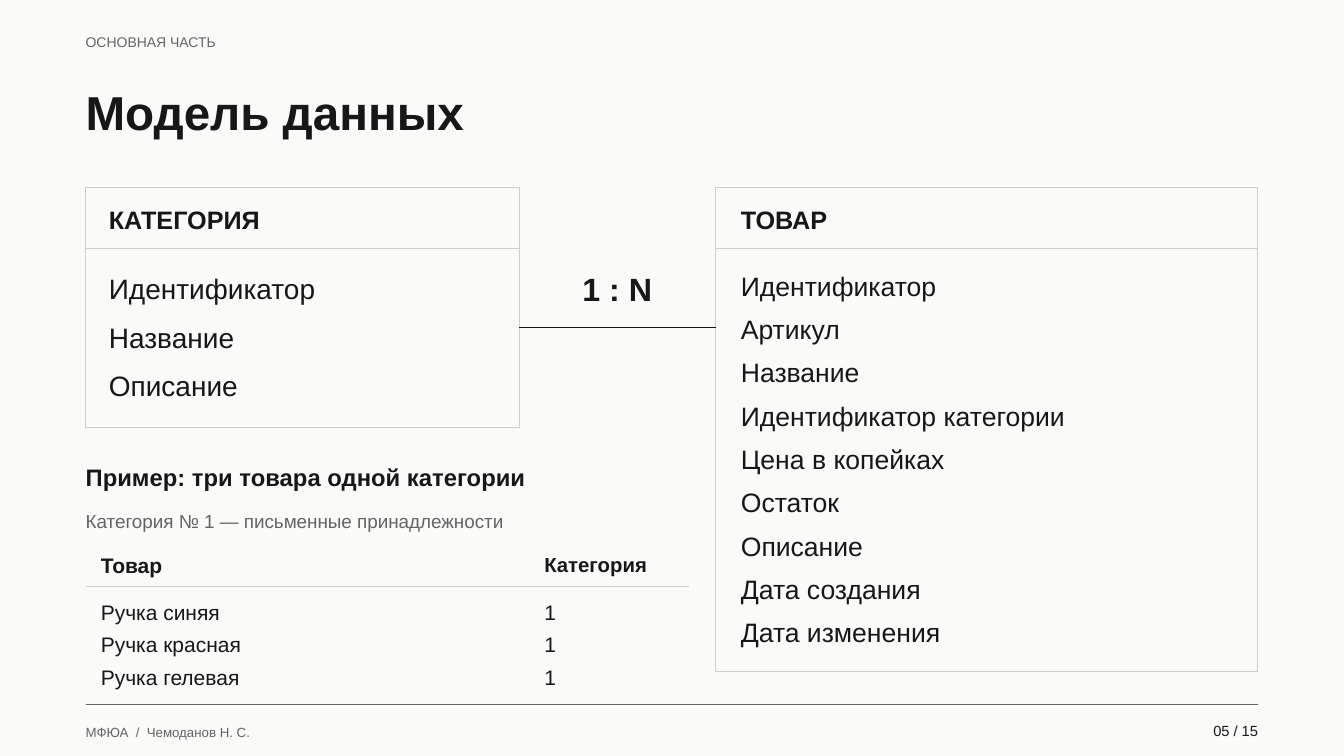
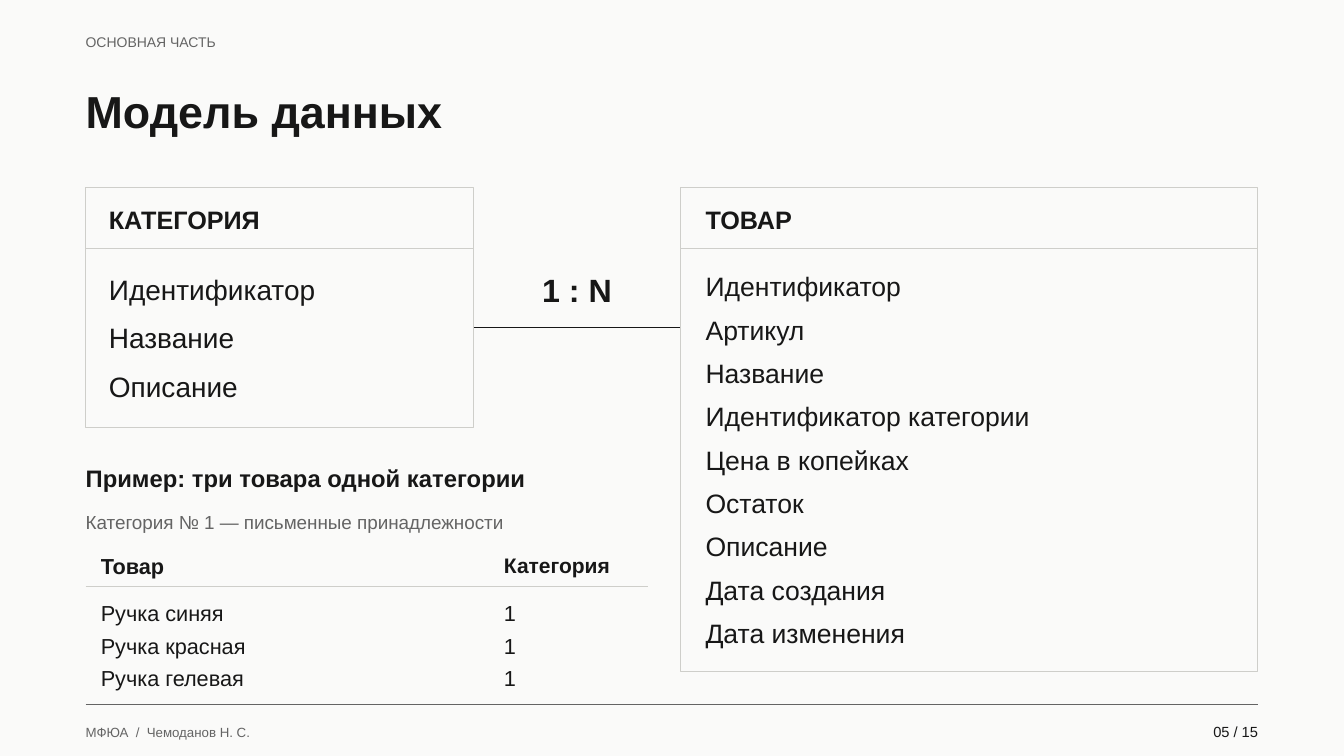
Before and after one commit to Koryza/kyyyyyrsach, a slide deck: slide 5 of docs/defense/catalog_defense.pptx. Drawn at 1344x756 pixels with LibreOffice and Linux fonts; fonts in the diff are those of the drawing. Boxes give left, top, right and bottom in pixels: in the first picture for what was removed or moved away, otherwise in the second. Text is boxed around its words. In the diff, an @@ line names an element or a change of style, - is before the commit and + after.

```diff
--- a/docs/defense/catalog_defense.pptx
+++ b/docs/defense/catalog_defense.pptx
@@ text "Модель данных" at (x1=86, y1=97, x2=443, y2=137): size 34 to 32 pt; line spacing 1.08 to 1.1 @@
@@ rectangle resized from (x1=86, y1=188, x2=519, y2=427) to (x1=86, y1=188, x2=474, y2=427) @@
@@ rectangle resized from (x1=716, y1=188, x2=1258, y2=671) to (x1=681, y1=188, x2=1258, y2=671) @@
@@ text "ТОВАР" moved from (x1=741, y1=211, x2=827, y2=230) to (x1=706, y1=211, x2=792, y2=230) @@
@@ line moved from (86, 249) - (519, 249) to (86, 249) - (474, 249) @@
@@ line spacing 1.08 to 1.1 in 17 elements at (x1=706, y1=211, x2=792, y2=230), (x1=706, y1=276, x2=901, y2=302), (x1=706, y1=321, x2=805, y2=345), (x1=706, y1=364, x2=825, y2=384), (x1=706, y1=406, x2=1029, y2=432), (x1=706, y1=450, x2=909, y2=475), (x1=706, y1=494, x2=804, y2=514), (x1=706, y1=537, x2=828, y2=557), (x1=706, y1=581, x2=886, y2=605), (x1=706, y1=624, x2=905, y2=649), (x1=86, y1=469, x2=525, y2=492), (x1=86, y1=516, x2=503, y2=533), (x1=109, y1=211, x2=260, y2=230), (x1=109, y1=279, x2=315, y2=305), (x1=109, y1=328, x2=234, y2=349), (x1=109, y1=377, x2=238, y2=398), (x1=542, y1=280, x2=612, y2=302) @@
@@ text "1 : N" moved from (x1=582, y1=279, x2=652, y2=301) to (x1=542, y1=280, x2=612, y2=302) @@
@@ line moved from (716, 249) - (1258, 249) to (681, 249) - (1258, 249) @@
@@ text "Идентификатор" moved from (x1=741, y1=276, x2=936, y2=301) to (x1=706, y1=276, x2=901, y2=302) @@
@@ line moved from (519, 328) - (716, 328) to (474, 328) - (681, 328) @@
@@ text "Артикул" moved from (x1=741, y1=320, x2=840, y2=344) to (x1=706, y1=321, x2=805, y2=345) @@
@@ text "Название" moved from (x1=741, y1=363, x2=860, y2=383) to (x1=706, y1=364, x2=825, y2=384) @@
@@ text "Идентификатор категории" moved from (x1=741, y1=406, x2=1065, y2=431) to (x1=706, y1=406, x2=1029, y2=432) @@
@@ text "Цена в копейках" moved from (x1=741, y1=449, x2=945, y2=475) to (x1=706, y1=450, x2=909, y2=475) @@
@@ text "Остаток" moved from (x1=741, y1=493, x2=839, y2=513) to (x1=706, y1=494, x2=804, y2=514) @@
@@ text "Описание" moved from (x1=741, y1=537, x2=863, y2=557) to (x1=706, y1=537, x2=828, y2=557) @@
@@ 4 texts moved together from (x1=544, y1=558, x2=647, y2=685) to (x1=504, y1=558, x2=610, y2=686) @@
@@ text "Категория" at (x1=504, y1=558, x2=610, y2=578): size 14.5 to 15 pt; line spacing 1.08 to 1.1 @@
@@ line moved from (86, 587) - (690, 587) to (86, 587) - (648, 587) @@
@@ text "Дата создания" moved from (x1=741, y1=580, x2=921, y2=605) to (x1=706, y1=581, x2=886, y2=605) @@
@@ text "Дата изменения" moved from (x1=741, y1=623, x2=940, y2=648) to (x1=706, y1=624, x2=905, y2=649) @@
@@ size 15 to 15.5 pt; line spacing 1.08 to 1.1 in 7 elements at (x1=101, y1=606, x2=223, y2=626), (x1=101, y1=639, x2=245, y2=659), (x1=101, y1=671, x2=243, y2=691), (x1=101, y1=559, x2=164, y2=579), (x1=504, y1=606, x2=516, y2=621), (x1=504, y1=639, x2=516, y2=654), (x1=504, y1=671, x2=516, y2=686) @@
```
Also in this commit, not shown: 14 other slides changed, 7 other files.
